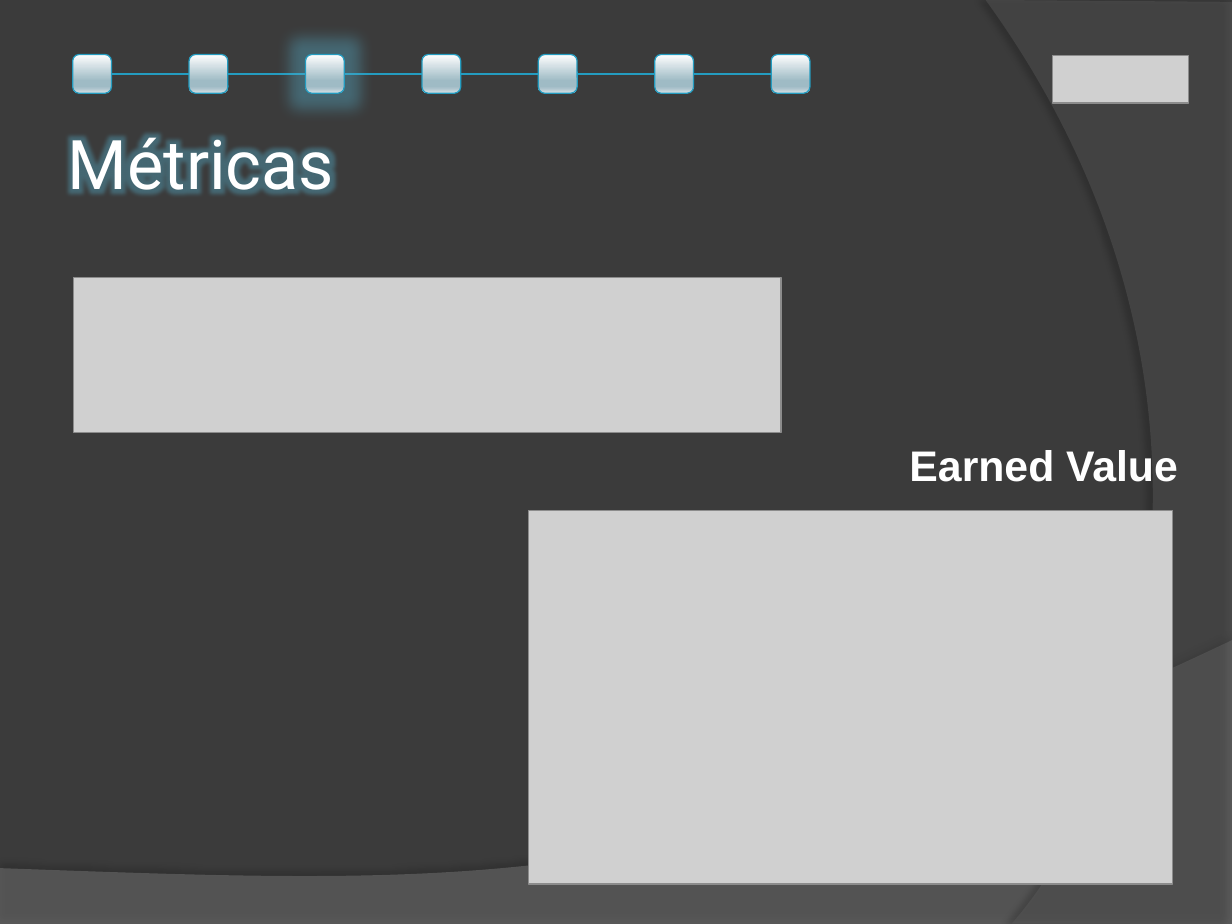
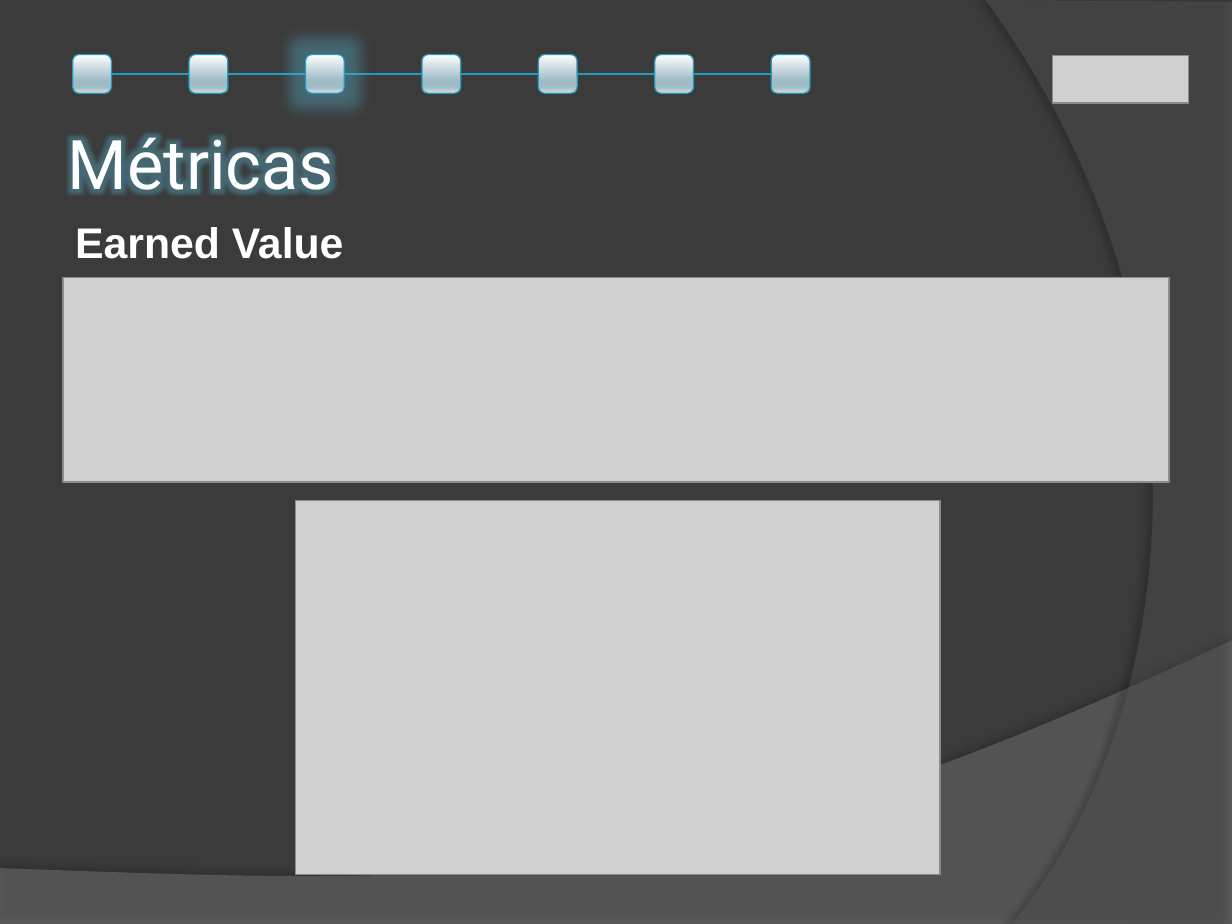
Before and after one commit to nicohen/bob-patinho, a slide deck: slide 8 of Presentaciones/Self Management - Presentación Final V1.pptx (slide 7 before the commit). Drawn at 1232x924 pixels with LibreOffice and Linux fonts; fonts in the diff are those of the drawing; grey boxes stand for pictures. Boxes give left, top, right and bottom in pixels: in the first picture for what was removed or moved away, otherwise in the second. Text is boxed around its words. In the diff, an @@ line names an element or a change of style, - is before the commit and + after.

```diff
--- a/Presentaciones/Self Management - Presentación Final V1.pptx
+++ b/Presentaciones/Self Management - Presentación Final V1.pptx
@@ text "Earned Value": place and size @@
-text "Earned Value" at (909,450,1178,482)
+text "Earned Value" at (75,227,344,259)
@@ picture added at (63,277,1169,482) @@
@@ picture removed at (74,277,781,432) @@
@@ picture: place and size @@
-picture at (529,510,1173,883)
+picture at (296,500,940,873)
```
Also in this commit, not shown: 1 other slide changed, 1 slide added.
